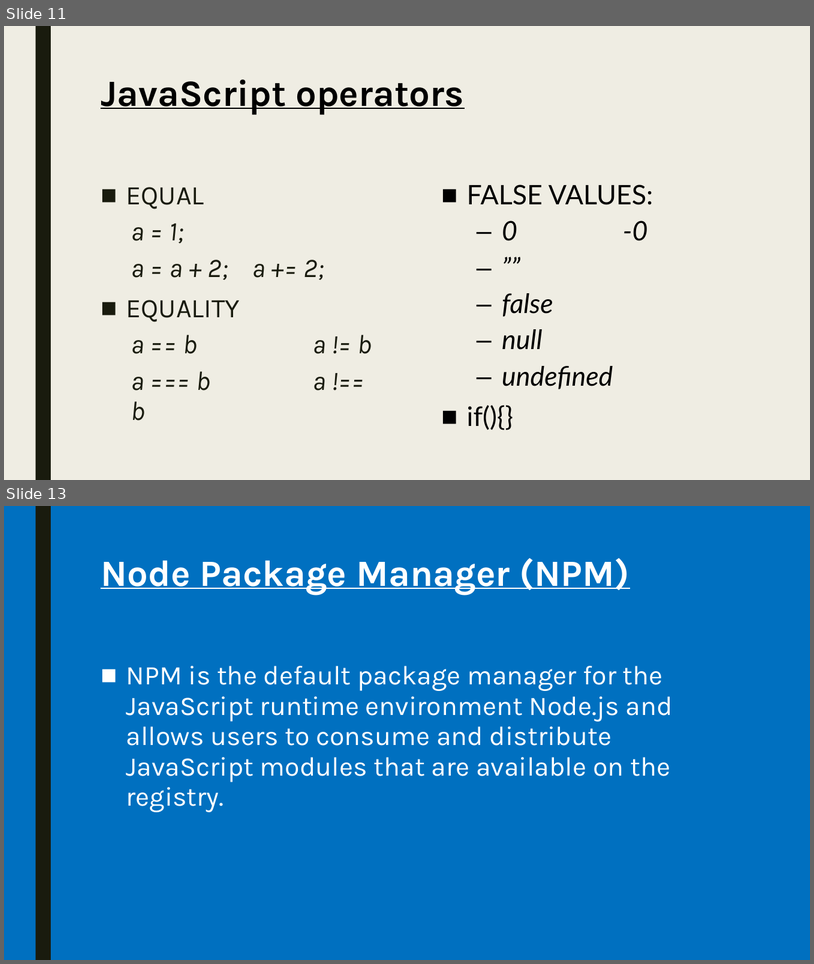
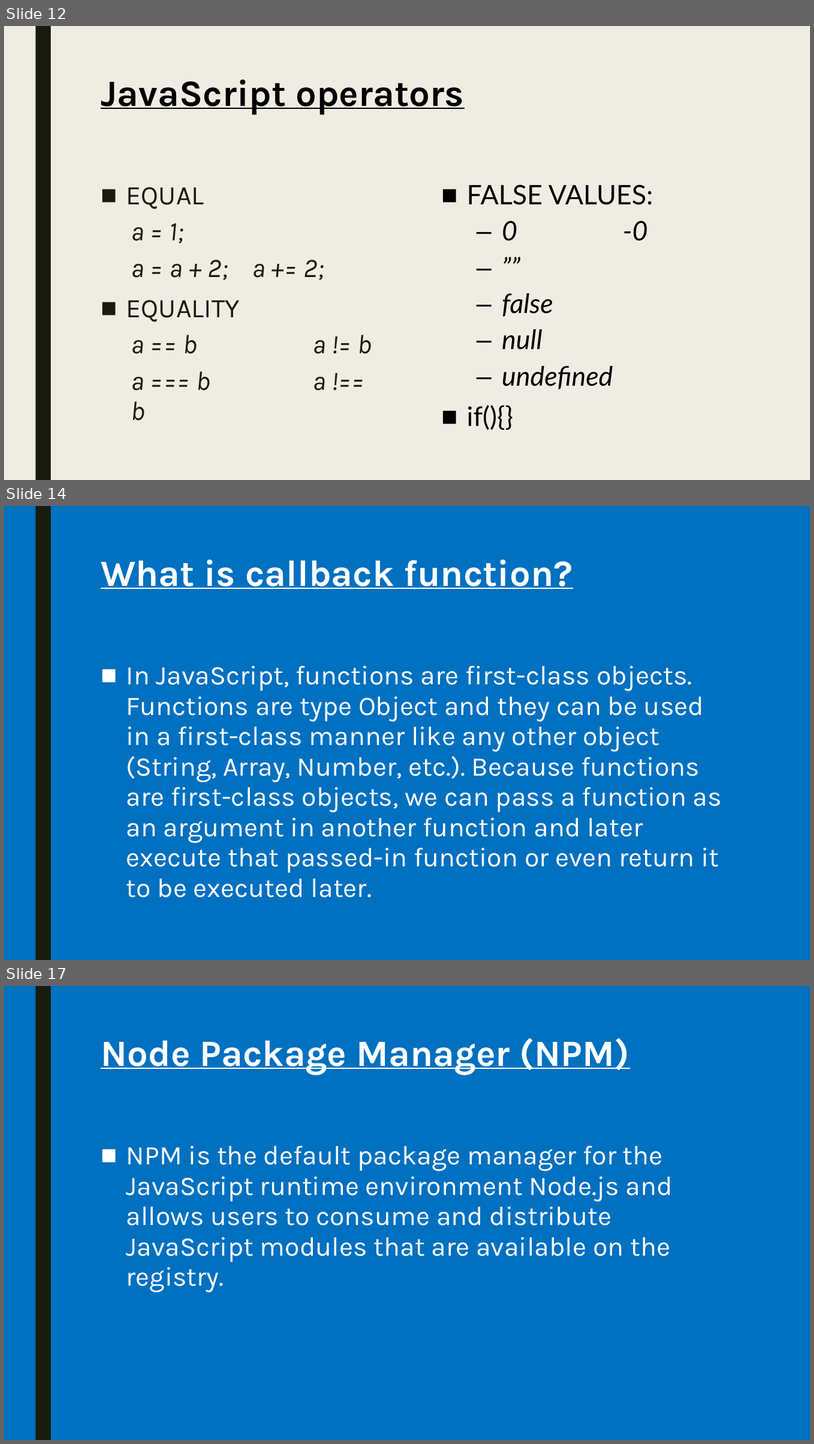
Before and after one commit to pkyurkchiev/mean-stack, a slide deck: slides/NodeJS.pptx. Shown one above the other, each under a label of ours: slides 11 and 13 before the commit, slides 12, 14 and 17 after it; the slides between them are not shown. The pictures are 814x964 and 814x1444 pixels, drawn with LibreOffice and Linux fonts; fonts in the diff are those of the drawing. Boxes give left, top, right and bottom in pixels: in the first picture for what was removed or moved away, otherwise in the second. Text is boxed around its words. In the diff, an @@ line names an element or a change of style, - is before the commit and + after.

```diff
--- a/slides/NodeJS.pptx
+++ b/slides/NodeJS.pptx
@@ slide 14 added at <box>4,506,810,960</box>, background #0070C0; not listed: 1 template element that a slide beside it also shows @@
@@ title added at <box>101,559,573,589</box>, 44 pt, text #FFFFFF, bold, underline @@
+What is callback function?
@@ text added at <box>126,666,722,897</box>, 32 pt, text #FFFFFF @@
+■ In JavaScript, functions are first-class objects. Functions are type Object and they can be used in a first-class manner like any other object (String, Array, Number, etc.). Because functions are first-class objects, we can pass a function as an argument in another function and later execute that passed-in function or even return it to be executed later.
@@ what was slide 11 is now slide 12 @@
@@ what was slide 13 is now slide 17 @@
```
Also in this commit, not shown: 3 slides changed, 3 other slides added, 1 other file.
